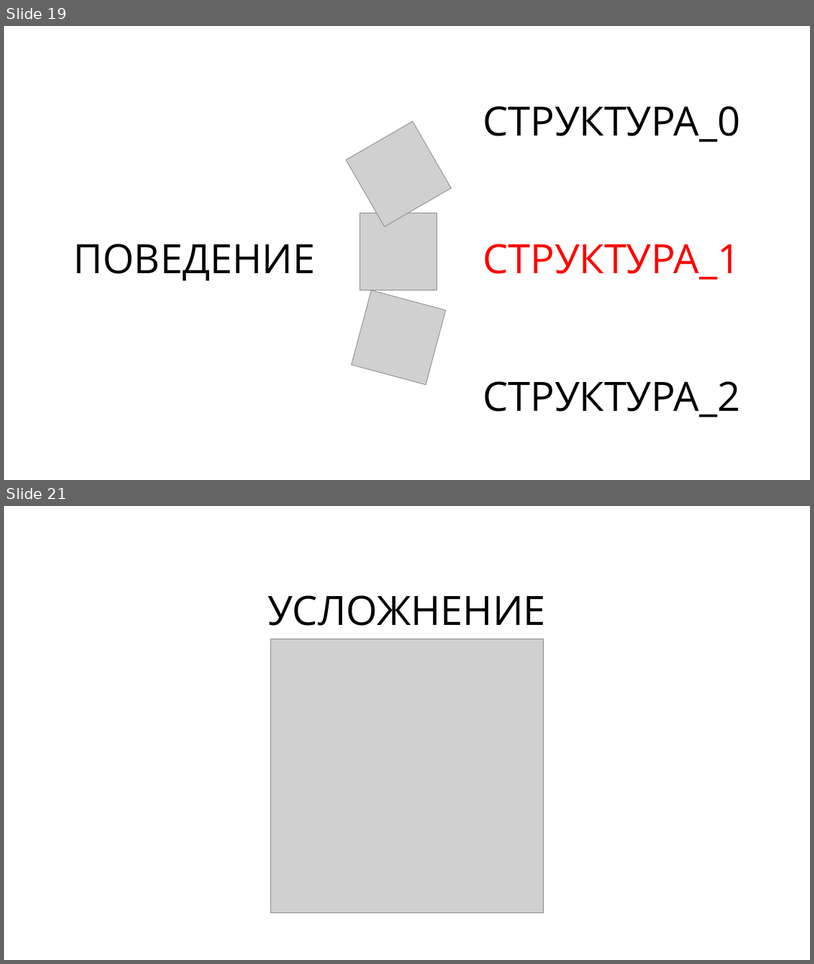
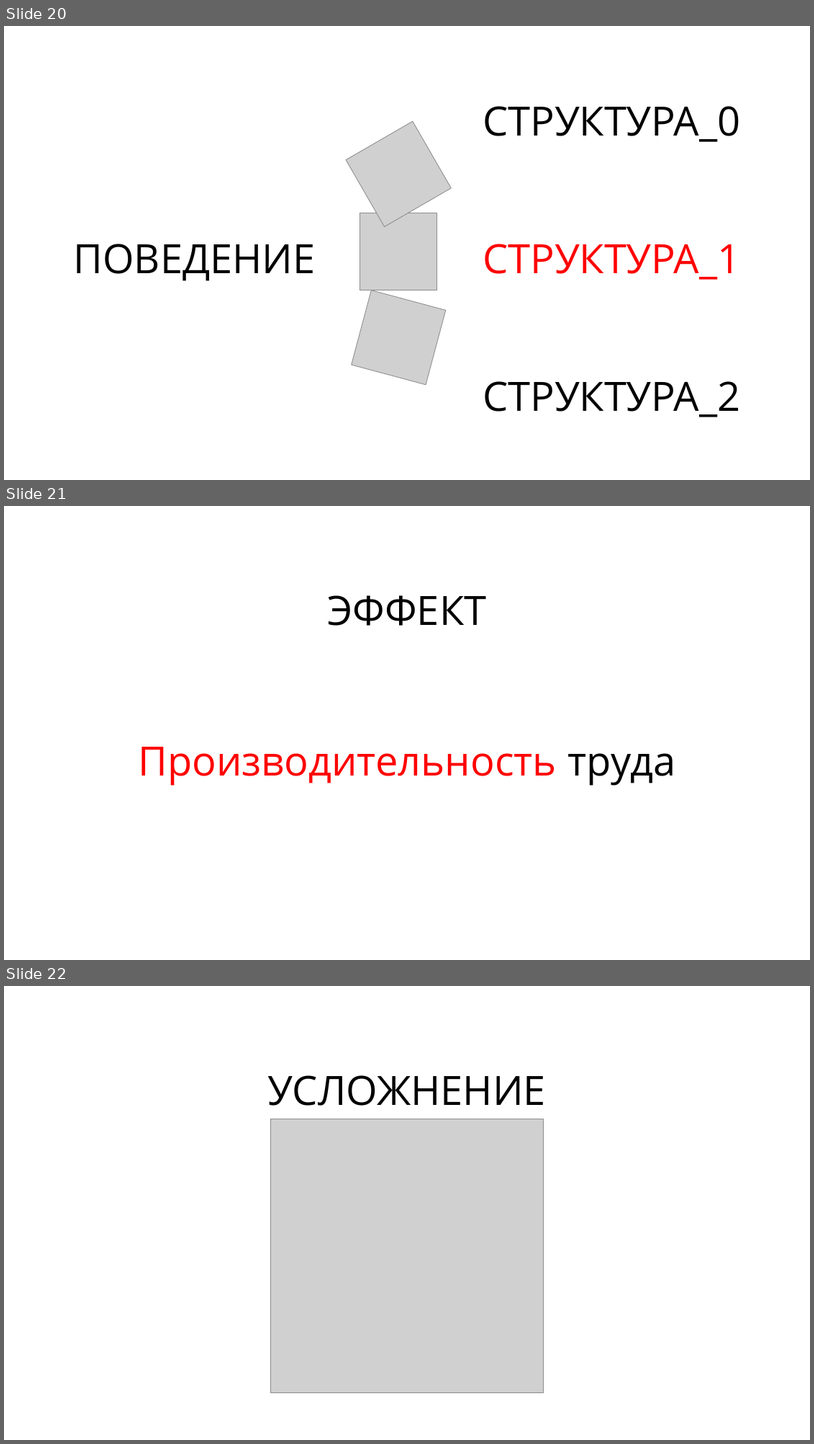
Before and after one commit to rkhaimov/brain-gym, a slide deck: Презентация.pptx. Shown one above the other, each under a label of ours: slides 19 and 21 before the commit, slides 20, 21 and 22 after it; the slides between them are not shown. The pictures are 814x964 and 814x1444 pixels, drawn with LibreOffice and Linux fonts; fonts in the diff are those of the drawing; grey boxes stand for pictures. Boxes give left, top, right and bottom in pixels: in the first picture for what was removed or moved away, otherwise in the second. Text is boxed around its words. In the diff, an @@ line names an element or a change of style, - is before the commit and + after.

```diff
--- a/Презентация.pptx
+++ b/Презентация.pptx
@@ slide 21 added at (4,506,810,960), background #FFFFFF @@
@@ text added at (327,595,486,626), 48 pt, text #000000 @@
+ЭФФЕКТ
@@ text added at (139,746,676,785), 48 pt, text #FF0000 @@
+Производительность труда
@@ what was slide 19 is now slide 20 @@
@@ what was slide 21 is now slide 22 @@
```
Also in this commit, not shown: 2 other slides added, 2 slides removed.
